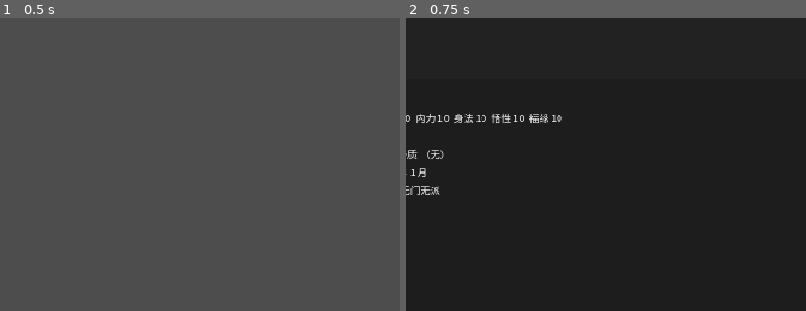
Above: before the commit, frames 1-2 (left to right).
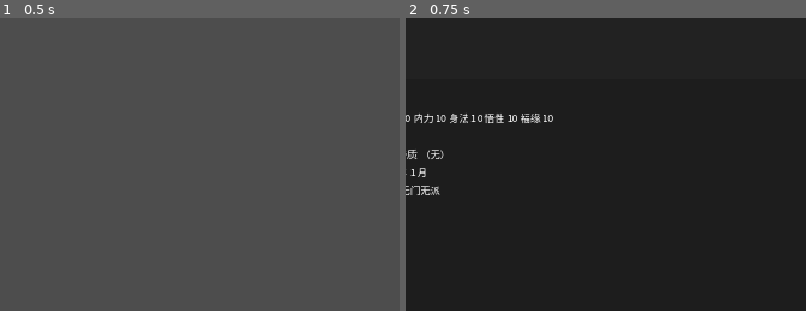
Above: after the commit, the same moments.

Repository: linxuhao/jinyong-heroes
Game: Godot game, scene res://scenes/ui/roster_panel.tscn
The game is run twice, just before and just after one commit, with the same random seed, the same clock (stepped at 60 frames per second) and the same inputs. This scene is started directly instead of the project's main scene. Sound files missing from this copy of the repository are replaced by a short silence.
Inputs:
- Up to frame 1 (0.5 s): no input
- Up to frame 2 (0.75 s): click "角色" at 0.5 s
The pictures show only the part of the screen within x 22-72%, y 0-50%; the shares and areas given below are measured in that part.

Frame 1 is identical in both runs. In frame 2, 0.7% of the frame differs, in the area x 2-39%, y 32-36%.

Commit message:
dpe_game/t_impl: roster_panel_component [jinyong-roster] (3 file(s))

Diff:
--- a/scripts/ui/roster_panel.gd
+++ b/scripts/ui/roster_panel.gd
@@ -111,7 +111,7 @@
 	var attr_parts: PackedStringArray = []
 	for key in PlayerProfile.ATTR_KEYS:
 		attr_parts.append("%s %d" % [tr(_ATTR_LABELS.get(key, key)), p.get_attr(key)])
-	lines.append("  ".join(attr_parts))
+	lines.append(" ".join(attr_parts))
 	lines.append("%s %d" % [tr("银两"), p.silver])
 	lines.append("%s %s" % [tr("先天特质"), _traits_text(p)])
 	var year: int = int(p.cultivation.get("year", 1))
--- a/tests/test_roster_panel.gd
+++ b/tests/test_roster_panel.gd
@@ -75,6 +75,8 @@
 		if not body.contains(section):
 			push_error("roster: empty body missing section %s; body=%s" % [section, body])
 			return false
+	# Three-section pin: the panel has exactly 人物/功法/物品 sections; if a
+	# future section is added this count must be updated together.
 	if body.count("（无）") < 3:
 		push_error("roster: empty profile did not render three （无） rows; body=%s" % body)
 		return false
--- a/tests/unit_test_runner.gd
+++ b/tests/unit_test_runner.gd
@@ -47,6 +47,9 @@
 	# (TravelButton{i} / EventOptionButton{i} / the three facility delegates)
 	# and the FacilityEnterButton guard mirror, proven handler-side.
 	"res://tests/test_map_facility_buttons.gd",
+	# roster 2026-08-30: pure _compose_body / resolver / read-only pins
+	# for the read-only roster panel (scripts/ui/roster_panel.gd).
+	"res://tests/test_roster_panel.gd",
 ]
 
 
